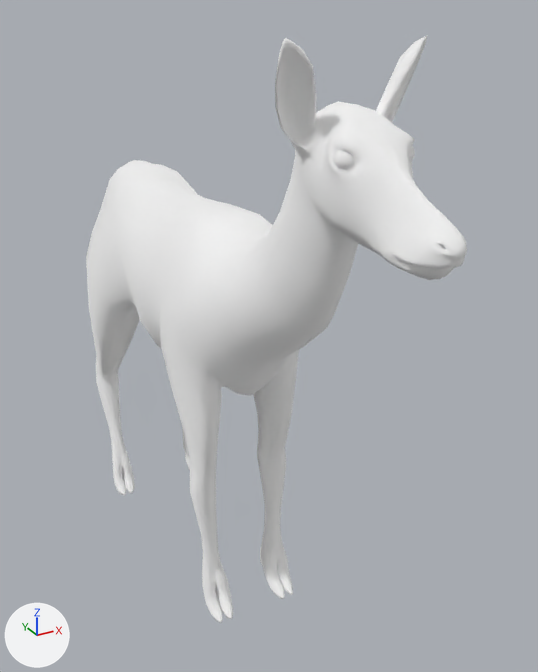
The glTF model apps/client/src/props/art-study/source-natural-deer/natural-deer-quiet.glb as it was, and as the next commit left it.
The view is the same before and after, from a 50 mm camera at (-0.721, -1.533, 1.489) aimed at (0.098, -0.044, 0.745). The axes (+X, +Y, +Z) are drawn at lower left. The lights are the same throughout. The first picture is the older version. Where no turn or scale is listed for an object, it has been applied to the vertices. Vertices at exactly the same position are counted once.

Script lines for the objects in view, before the commit:
```python
me_cylinder_003 = bpy.data.meshes.new('Cylinder.003')
me_cylinder_003.from_pydata(...)  # 2425 vertices, 4784 faces; spans x -0.19..0.19, y -1.02..0.55, z -0.01..1.44
# faces by material slot: [3104, 1600, 80]
me_cylinder_003.materials.append(mat_body)  # white #ffffff
me_cylinder_003.materials.append(mat_head)  # white #ffffff
me_cylinder_003.materials.append(mat_eye)  # white #ffffff
ob_natural_deer_quiet_runtime_mesh = bpy.data.objects.new('natural-deer-quiet runtime mesh', me_cylinder_003)
ob_natural_deer_quiet_runtime_mesh.location = (0.0, 0.238, 0.008)
```
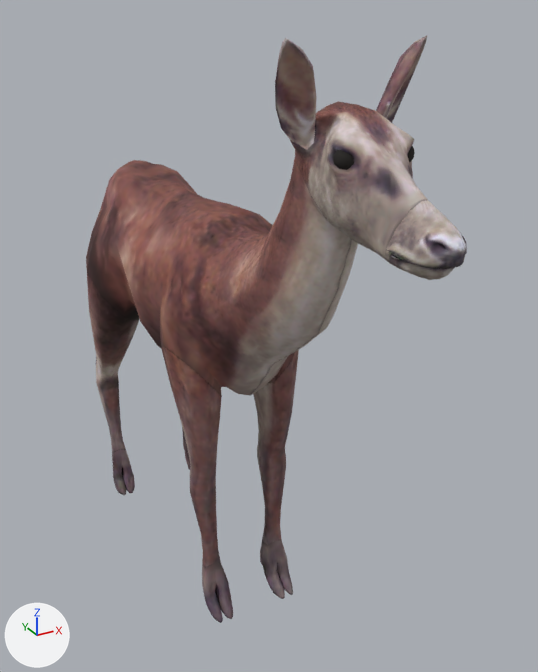
The change, as a list of edits to the scene's bpy script:
```text
Add img_doe_body:
    img_doe_body = load_image('doe-body', '_unpacked/doe-body', 256, 256, 'sRGB')
Add img_doe_head:
    img_doe_head = load_image('doe-head', '_unpacked/doe-head', 256, 256, 'sRGB')
Add mat_deer_eye_albedo:
    mat_deer_eye_albedo = principled_material('deer eye albedo')
    mat_deer_eye_albedo.base_color = (0.015, 0.012, 0.01)  # black #211d19
    mat_deer_eye_albedo.roughness = 0.9
Add mat_deer_body_albedo:
    mat_deer_body_albedo = principled_material('deer body albedo')
    mat_deer_body_albedo.texture = img_doe_body
    mat_deer_body_albedo.roughness = 0.9
Add mat_deer_head_albedo:
    mat_deer_head_albedo = principled_material('deer head albedo')
    mat_deer_head_albedo.texture = img_doe_head
    mat_deer_head_albedo.roughness = 0.9
Change me_cylinder_003:
    where me_cylinder_003.from_pydata(...)  # 2425 vertices, 4784 faces; spans x -0.19..0.19, y -1.02..0.55, z -0.01..1.44
    used by ob_natural_deer_quiet_runtime_mesh; location = (0.0, 0.238, 0.008)
    me_cylinder_003 part 1: all 3104 faces that had it switch from mat_body (white #ffffff) to mat_deer_body_albedo (picture img_doe_body)
    me_cylinder_003 part 2: all 1600 faces that had it switch from mat_head (white #ffffff) to mat_deer_head_albedo (picture img_doe_head)
    me_cylinder_003 part 3: all 80 faces that had it switch from mat_eye (white #ffffff) to mat_deer_eye_albedo (black #211d19)
```

Location of each change, [x1, y1, x2, y2] in pixels of the pictures (538 x 672 px):
part 1 of me_cylinder_003, recoloured (white to brown): [86, 152, 358, 623] in both
part 2 of me_cylinder_003, recoloured (white to grey): [275, 36, 467, 280] in both
part 3 of me_cylinder_003, recoloured (white to black): [333, 146, 415, 170] in both
